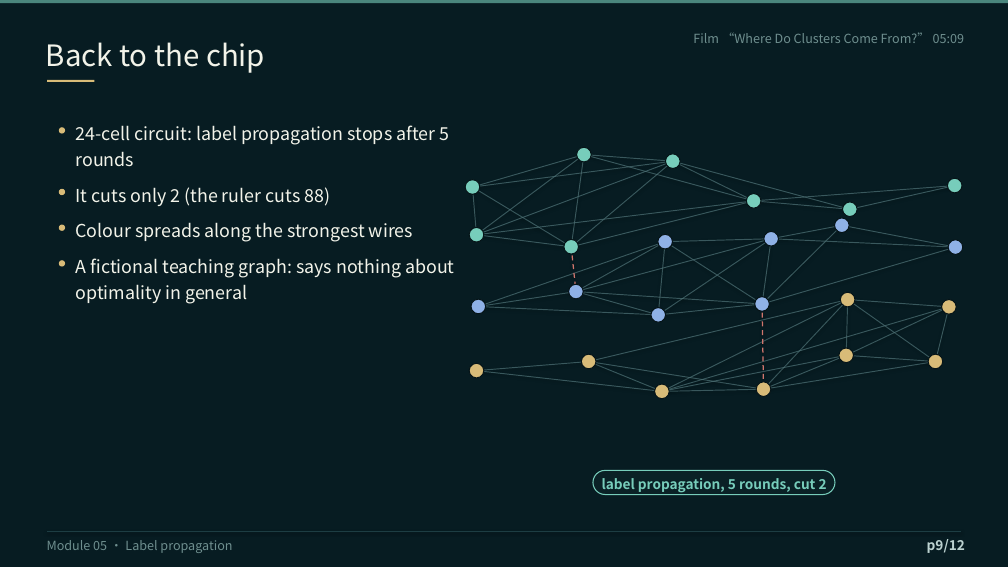
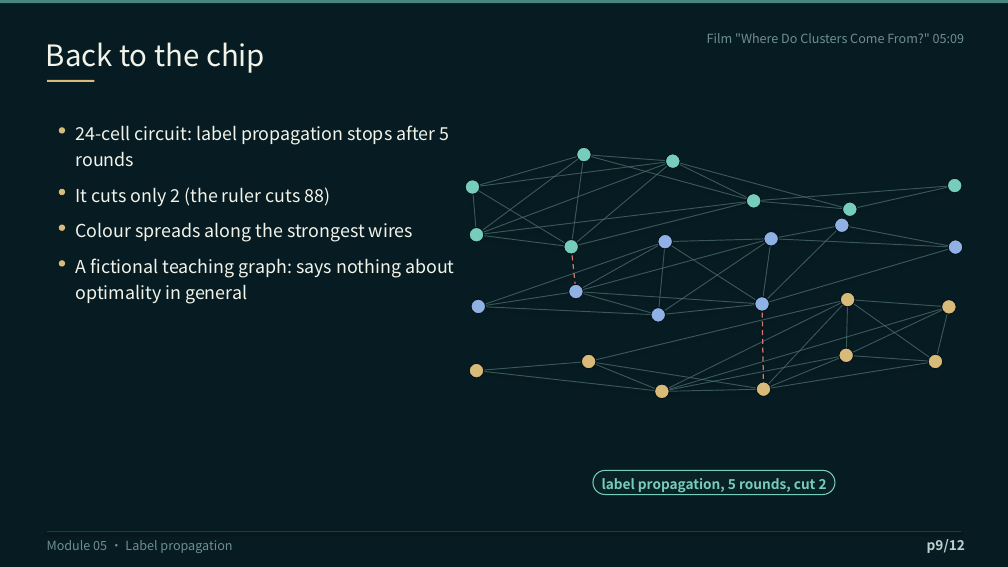
Before and after one commit to Su3037/learning-clustering, a slide deck: slide 9 of site/slides/m05-label-propagation/en/m05-label-propagation-en.pptx. Drawn at 1008x567 pixels with LibreOffice and Linux fonts; fonts in the diff are those of the drawing. Boxes give left, top, right and bottom in pixels: in the first picture for what was removed or moved away, otherwise in the second. Text is boxed around its words. In the diff, an @@ line names an element or a change of style, - is before the commit and + after.

```diff
--- a/site/slides/m05-label-propagation/en/m05-label-propagation-en.pptx
+++ b/site/slides/m05-label-propagation/en/m05-label-propagation-en.pptx
@@ text at (707,33,964,43): text changed @@
-Film “Where Do Clusters Come From?” 05:09
+Film "Where Do Clusters Come From?" 05:09
```
Also in this commit, not shown: 9 other slides changed, 30 other files.
